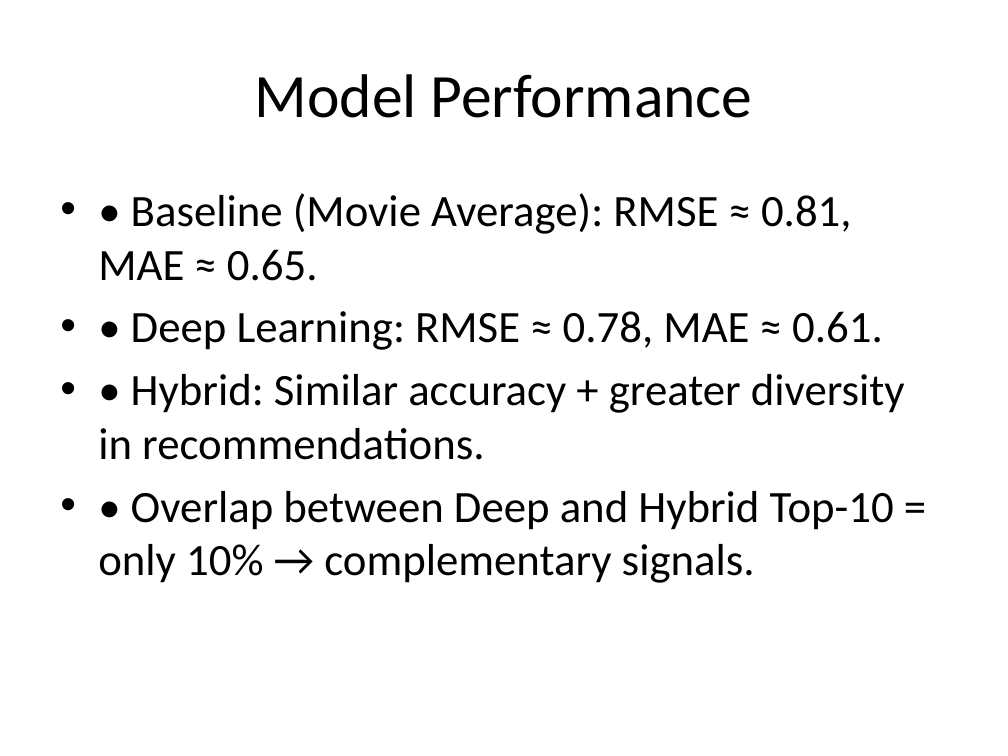
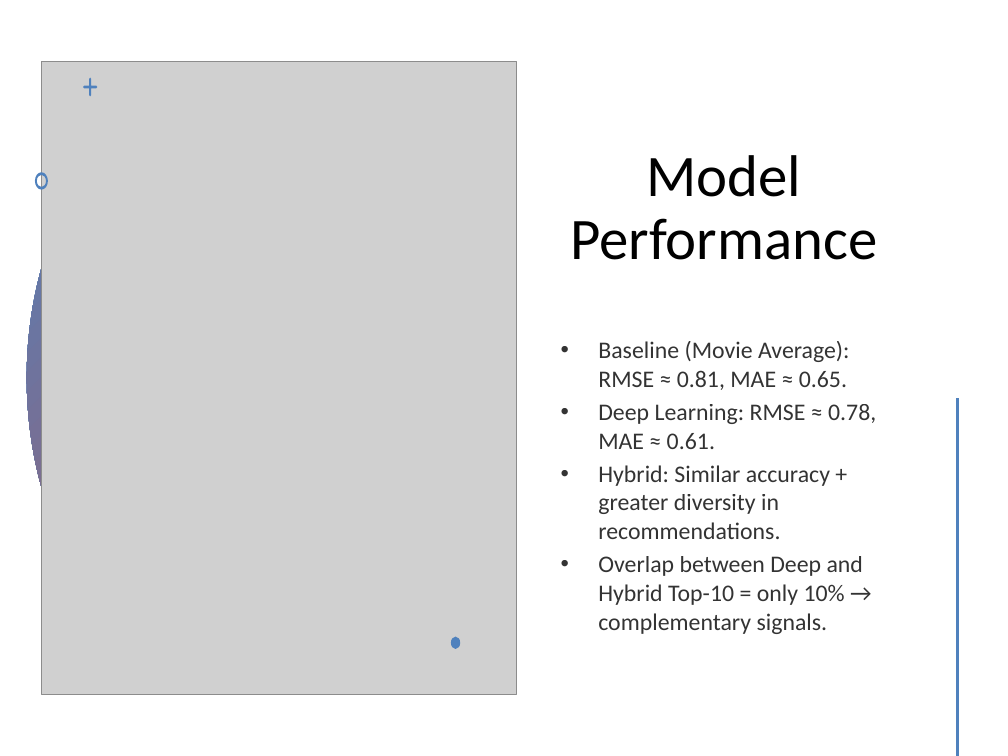
Before and after one commit to VidushiR/Springboard, a slide deck: slide 14 of CapstoneThree_MovieRecommedationSystem/reports/MovieRecommendationCapstoneThree_Final_Presentation.pptx (slide 8 before the commit). Drawn at 1008x756 pixels with LibreOffice and Linux fonts; fonts in the diff are those of the drawing; grey boxes stand for pictures. Boxes give left, top, right and bottom in pixels: in the first picture for what was removed or moved away, otherwise in the second. Text is boxed around its words. In the diff, an @@ line names an element or a change of style, - is before the commit and + after.

Commit message:
adding power point presentation for Movie recommendation Project

```diff
--- a/CapstoneThree_MovieRecommedationSystem/reports/MovieRecommendationCapstoneThree_Final_Presentation.pptx
+++ b/CapstoneThree_MovieRecommedationSystem/reports/MovieRecommendationCapstoneThree_Final_Presentation.pptx
@@ title "Model Performance": place and size @@
-title "Model Performance" at <box>255,74,753,118</box>
+title "Model Performance" at <box>570,155,877,260</box>
@@ title "Model Performance" at <box>570,155,877,260</box>: size 44 to 42 pt; line spacing 1 to 0.9; vertical alignment middle to bottom @@
@@ ellipse added at <box>26,61,501,695</box>, fill gradient #4F81BD to #C0504D @@
@@ picture added at <box>41,61,516,695</box> @@
@@ freeform shape added at <box>83,78,97,97</box>, fill #4F81BD @@
@@ freeform shape added at <box>35,172,48,190</box>, fill #4F81BD @@
@@ text at <box>598,341,876,634</box>: text changed; size 32 to 17 pt; text colour #000000 to #000000 at 80% opacity @@
-• • Baseline (Movie Average): RMSE ≈ 0.81, MAE ≈ 0.65.
-• • Deep Learning: RMSE ≈ 0.78, MAE ≈ 0.61.
-• • Hybrid: Similar accuracy + greater diversity in recommendations.
-• • Overlap between Deep and Hybrid Top-10 = only 10% → complementary signals.
+• Baseline (Movie Average): RMSE ≈ 0.81, MAE ≈ 0.65.
+• Deep Learning: RMSE ≈ 0.78, MAE ≈ 0.61.
+• Hybrid: Similar accuracy + greater diversity in recommendations.
+• Overlap between Deep and Hybrid Top-10 = only 10% → complementary signals.
@@ line added from (958, 399) to (958, 756), #C0504D 2 pt @@
@@ freeform shape added at <box>451,637,460,649</box>, fill #4F81BD @@
```
Also in this commit, not shown: 10 other slides changed, 9 slides added.
